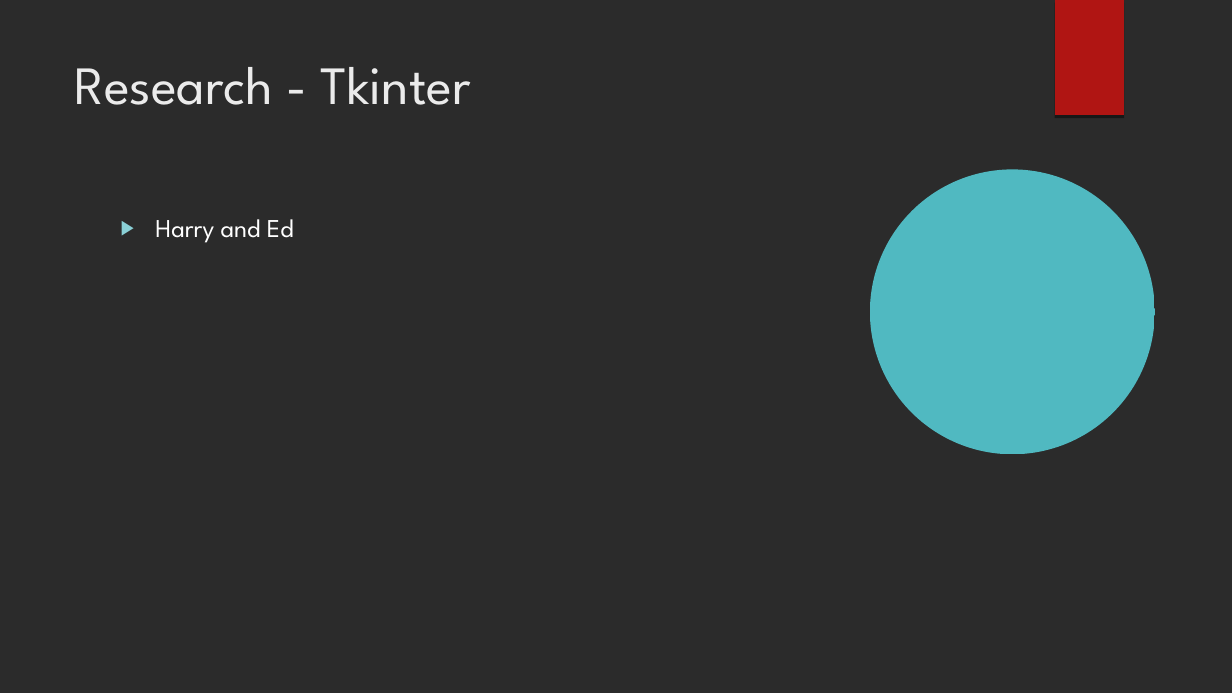
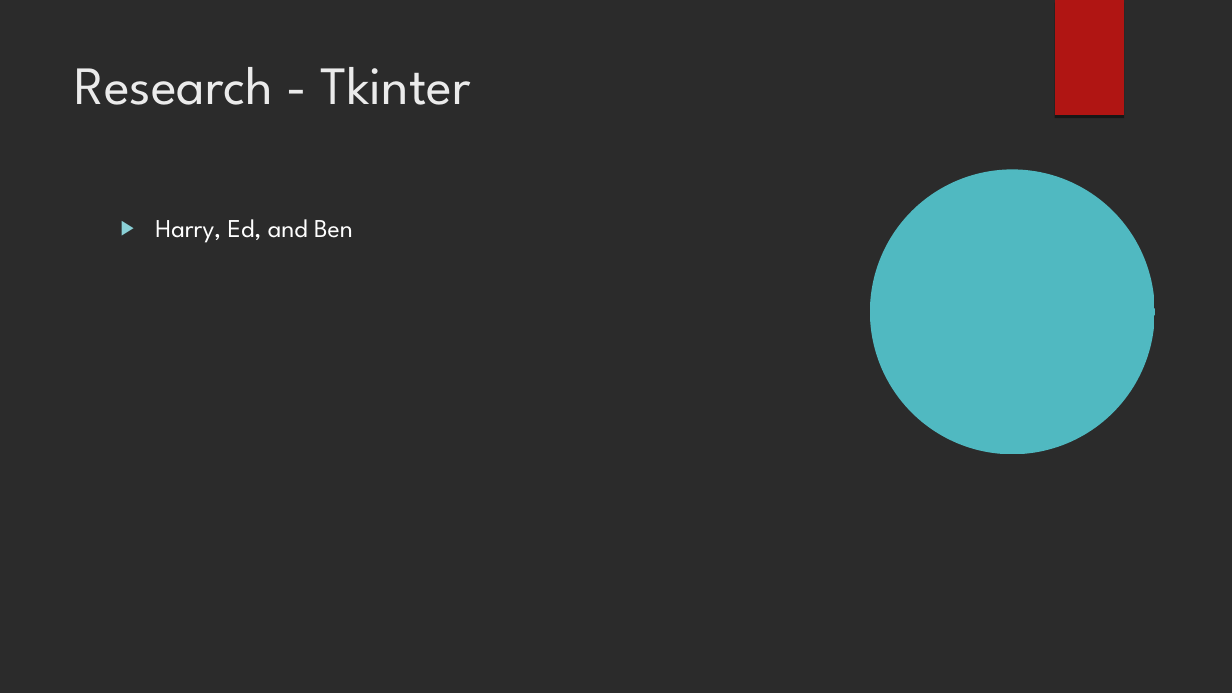
Before and after one commit to BenB33/ProfessionalismTeam2, a slide deck: slide 12 of PIM – Phase 1.odp. Drawn at 1232x693 pixels with LibreOffice and Linux fonts; fonts in the diff are those of the drawing; background and template pictures are left out; a plain dark background stands for a picture behind light text. Boxes give left, top, right and bottom in pixels: in the first picture for what was removed or moved away, otherwise in the second. Text is boxed around its words. In the diff, an @@ line names an element or a change of style, - is before the commit and + after.

```diff
--- a/PIM – Phase 1.odp
+++ b/PIM – Phase 1.odp
@@ text at (155, 219, 353, 243): text changed @@
-▶ Harry and Ed
+▶ Harry, Ed, and Ben
```
Also in this commit, not shown: 2 other slides changed.
